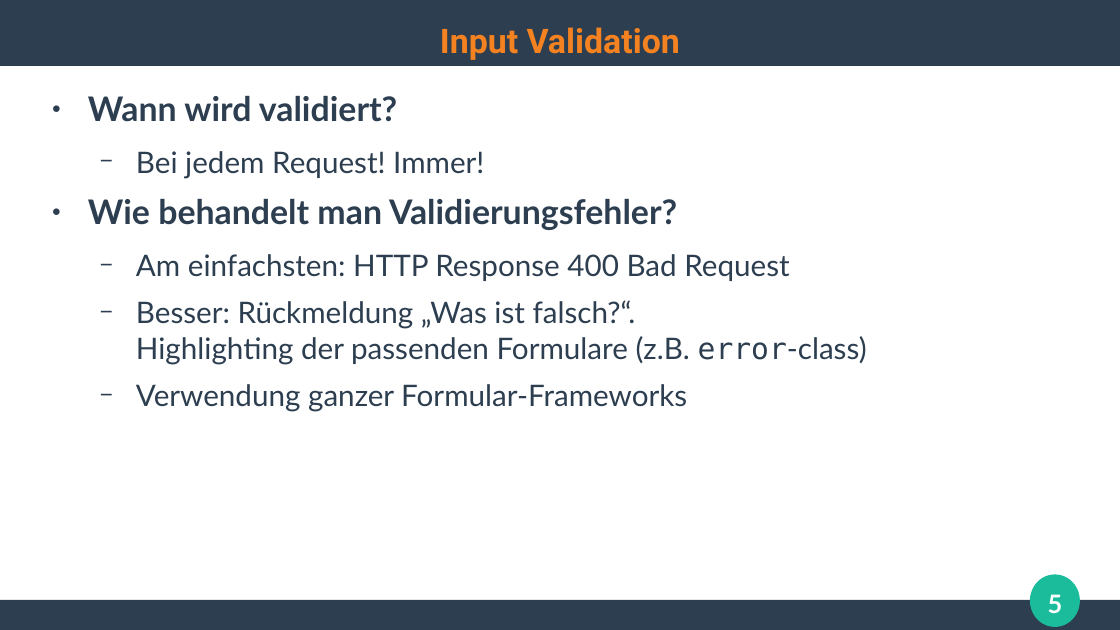
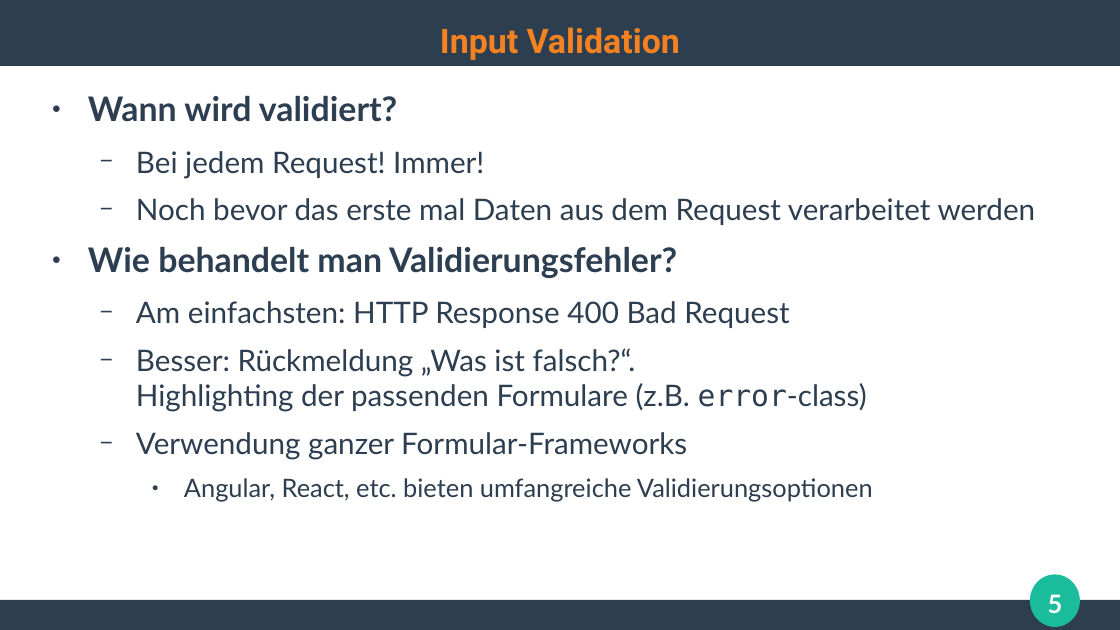
Before and after one commit to ghandmann/HS-AlbSig-WebAnwendungen2, a slide deck: slide 5 of Kapitel/06_WebSecurity.odp. Drawn at 1120x630 pixels with LibreOffice and Linux fonts; fonts in the diff are those of the drawing. Boxes give left, top, right and bottom in pixels: in the first picture for what was removed or moved away, otherwise in the second. Text is boxed around its words. In the diff, an @@ line names an element or a change of style, - is before the commit and + after.

```diff
--- a/Kapitel/06_WebSecurity.odp
+++ b/Kapitel/06_WebSecurity.odp
@@ text at <box>136,198,1036,225</box>: paragraph added @@
+  − Noch bevor das erste mal Daten aus dem Request verarbeitet werden
@@ text at <box>184,478,873,502</box>: paragraph added @@
+    ● Angular, React, etc. bieten umfangreiche Validierungsoptionen
```
Also in this commit, not shown: 6 other slides changed, 6 slides added, 3 slides removed.
